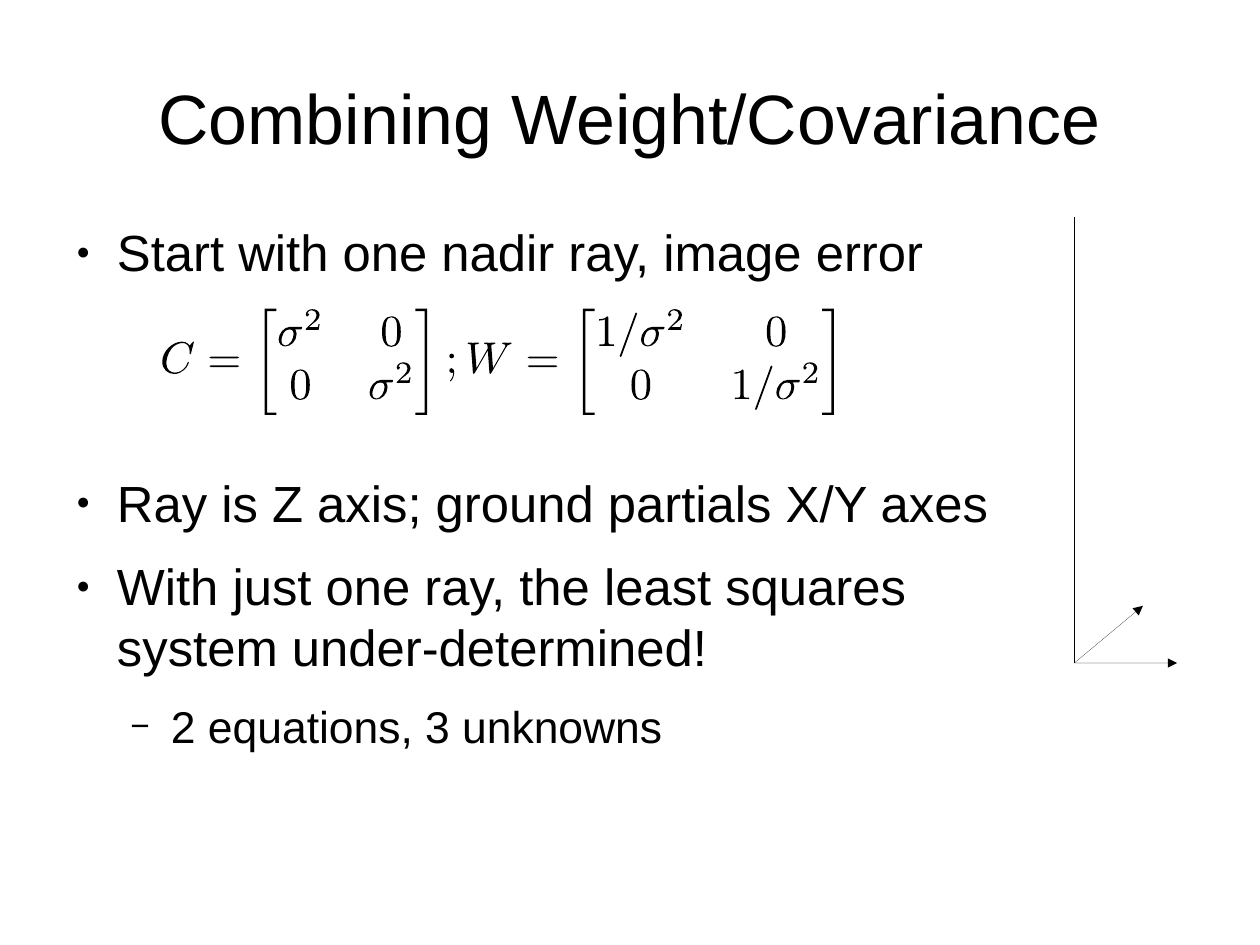
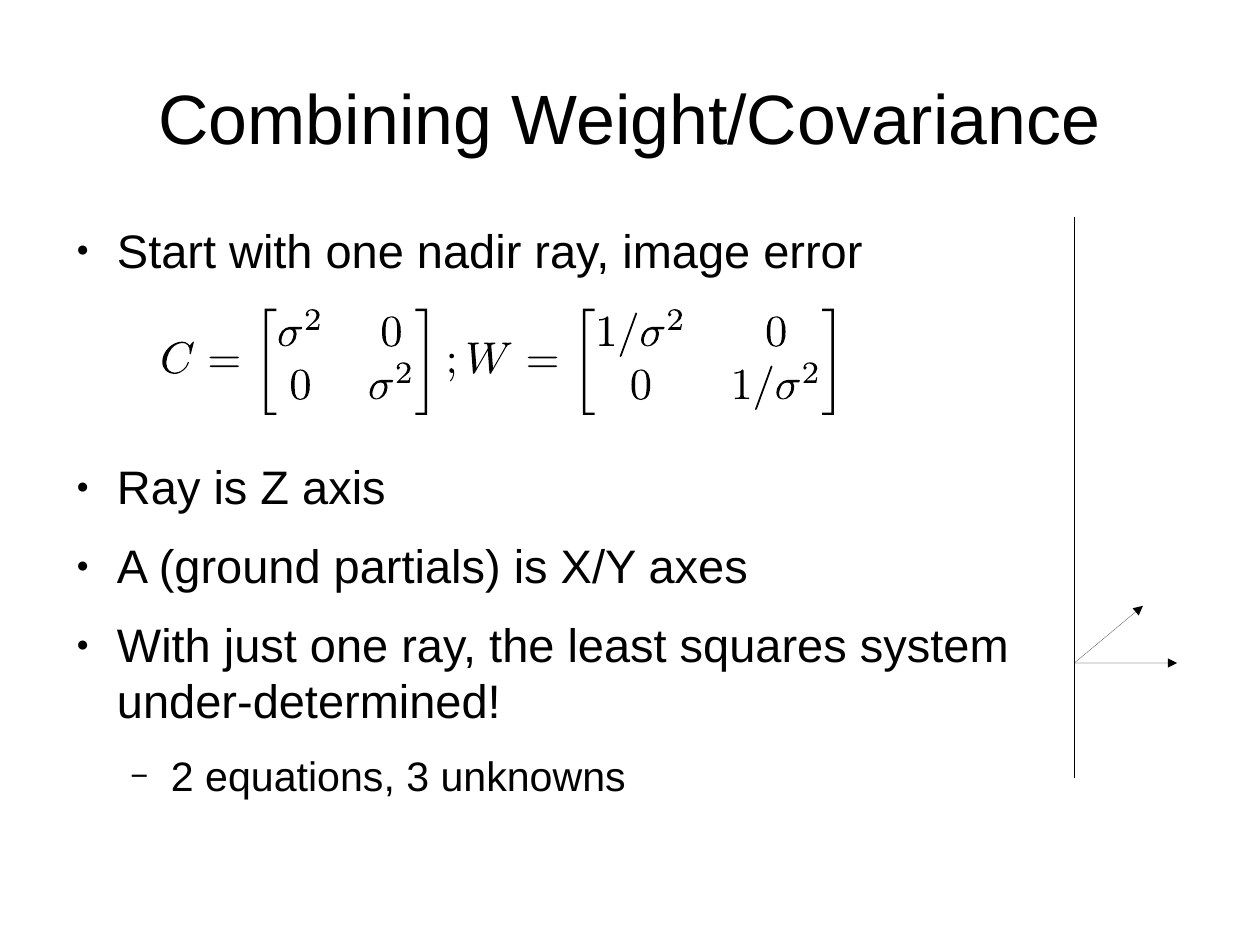
Before and after one commit to sethmerickel/Multi-Image-Geopositioning, a slide deck: slide 29 of papers/fresno2017.odp (slide 16 before the commit). Drawn at 1260x945 pixels with LibreOffice and Linux fonts; fonts in the diff are those of the drawing. Boxes give left, top, right and bottom in pixels: in the first picture for what was removed or moved away, otherwise in the second. Text is boxed around its words. In the diff, an @@ line names an element or a change of style, - is before the commit and + after.

```diff
--- a/papers/fresno2017.odp
+++ b/papers/fresno2017.odp
@@ text at (117,234,1009,800): size 32 to 29.6 pt in "Start with one nadir ray, image error", "With just one ray, the least squares ..."; size 28 to 25.9 pt in "2 equations, 3 unknowns" @@
@@ line moved from (1075, 217) - (1075, 663) to (1075, 217) - (1075, 777) @@
@@ text at (117,470,748,592): text changed; size 32 to 29.6 pt @@
-● Ray is Z axis; ground partials X/Y axes
+● Ray is Z axis
+● A (ground partials) is X/Y axes
```
Also in this commit, not shown: 16 other slides changed, 17 slides added, 1 slide removed, 2 other files.
